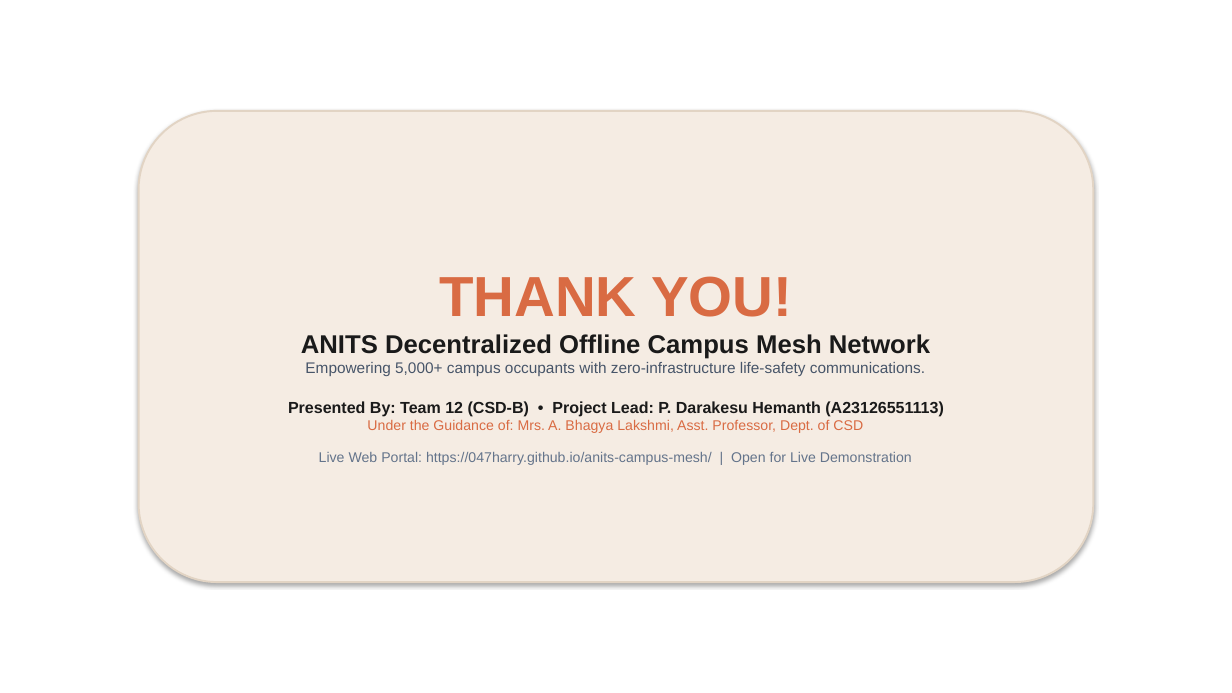
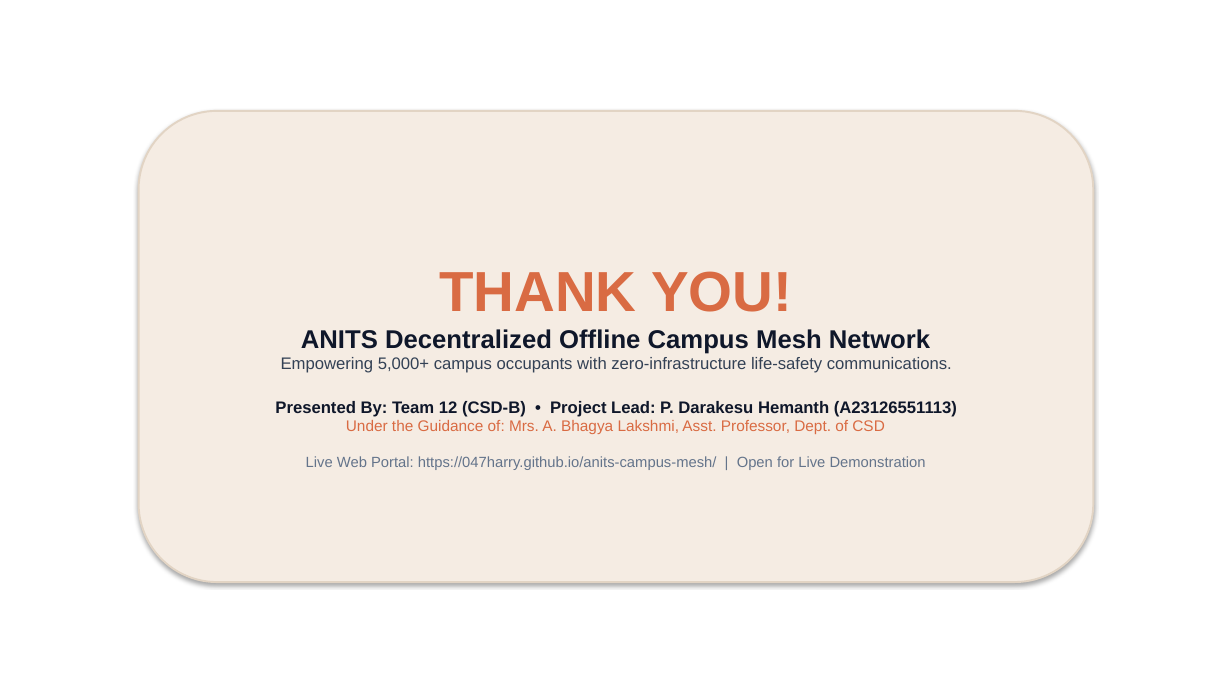
Before and after one commit to 047harry/anits-campus-mesh, a slide deck: slide 24 of ppts/final-2.pptx. Drawn at 1232x693 pixels with LibreOffice and Linux fonts; fonts in the diff are those of the drawing. Boxes give left, top, right and bottom in pixels: in the first picture for what was removed or moved away, otherwise in the second. Text is boxed around its words. In the diff, an @@ line names an element or a change of style, - is before the commit and + after.

Commit message:
docs(ppt): optimize final-2.pptx for readability with 12-14pt bold text, concise bullets, and enlarged UML figures

```diff
--- a/ppts/final-2.pptx
+++ b/ppts/final-2.pptx
@@ text in rounded rectangle at [275, 329, 957, 470]: text colour #1A1A1A to #0F172A in "ANITS Decentralized Offline Campus Mesh Network", "Presented By: Team 12 (CSD-B) • Project ..."; size 12 to 13 pt, text colour #475569 to #334155 in "Empowering 5,000+ campus occupants with zero-infrastructure  ..."; size 12.5 to 13 pt in "Presented By: Team 12 (CSD-B) • Project ..."; size 11 to 12 pt in "Under the Guidance of: Mrs. A. Bhagya ..."; size 11 to 11.5 pt in "Live Web Portal: https://047harry.github.io/anits-campus-mes ..."; more space between paragraphs @@
```
Also in this commit, not shown: 10 other slides changed, 5 other files.
